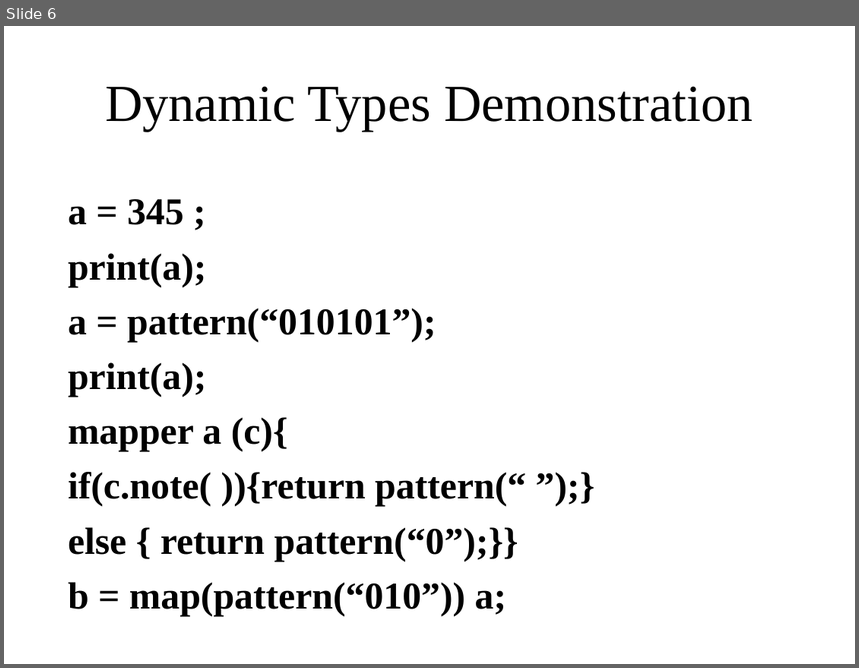
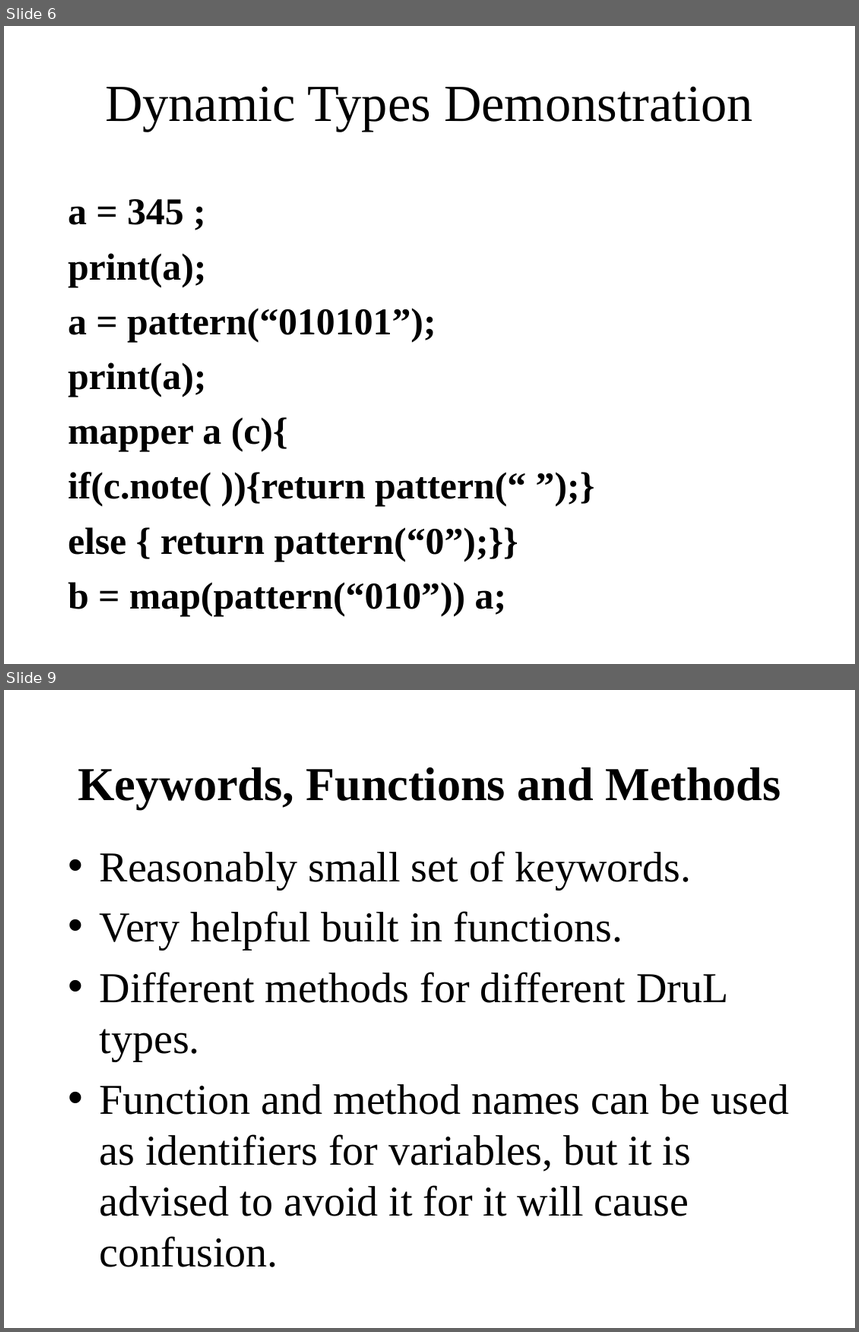
Before and after one commit to waseemilahi/drul, a slide deck: Presentation/Part3.ppt. Shown one above the other, each under a label of ours: slide 6 before the commit, slides 6 and 9 after it; the slides between them are not shown. The pictures are 859x668 and 859x1332 pixels, drawn with LibreOffice and Linux fonts; fonts in the diff are those of the drawing. Boxes give left, top, right and bottom in pixels: in the first picture for what was removed or moved away, otherwise in the second. Text is boxed around its words. In the diff, an @@ line names an element or a change of style, - is before the commit and + after.

```diff
--- a/Presentation/Part3.ppt
+++ b/Presentation/Part3.ppt
@@ slide 9 added at [4,690,855,1328], background #FFFFFF @@
@@ title added at [78,767,781,809], 40 pt, text #000000, bold @@
+Keywords, Functions and Methods
@@ text added at [100,851,790,1268], 36 pt, text #000000 @@
+• Reasonably small set of keywords.
+• Very helpful built in functions.
+• Different methods for different DruL types.
+• Function and method names can be used as identifiers for variables, but it is advised to avoid it for it will cause confusion.
```
Also in this commit, not shown: 2 other slides added.
